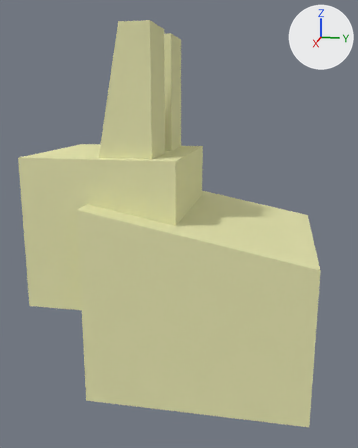
Before and after pictures for a commit that changed the Blender file EvolutionProject/Assets/Models/Rabbit.blend.
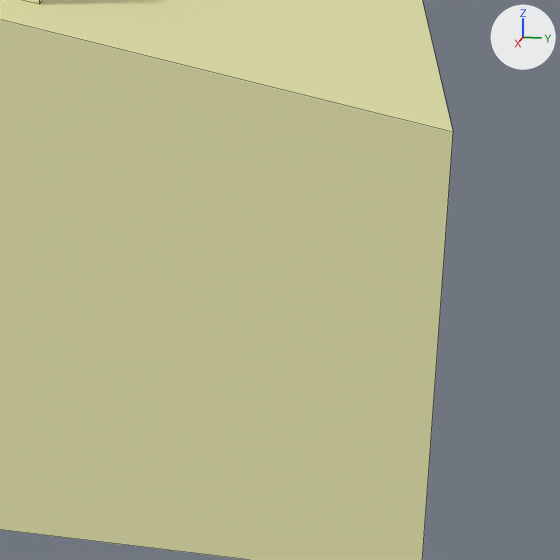
Old and new are each drawn whole from a 50 mm camera at (4.82, 0.64, 2.68) aimed at (0.06, -0.31, 1.49) and again close up on the part from 45% to 100% of the width and 50% to 94% of the height. The lights are fixed; the arrows at upper right show +X, +Y and +Z. The close-ups show mesh edges as thin lines.
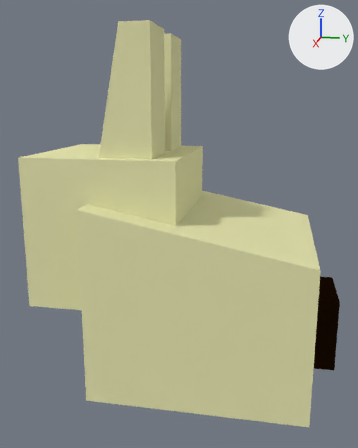
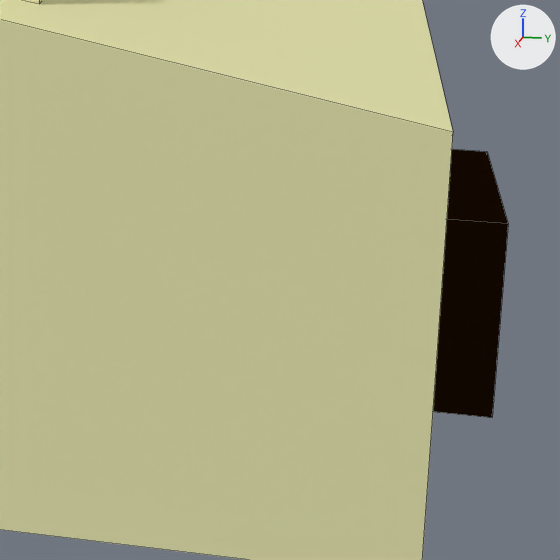
Diff of the bpy script that builds the scene:
```diff
--- a/EvolutionProject/Assets/Models/Rabbit.blend.py
+++ b/EvolutionProject/Assets/Models/Rabbit.blend.py
@@ me_cube_001 @@
 me_cube_001.from_pydata(...)  # 79 vertices, 49 faces; spans x -1.0..1.0, y -1.71..1.0, z 0.0..3.32
 # used by ob_cube; location = (0.0, 0.0, 0.0)
 # verts and faces of me_cube_001; kept vertices keep their numbers, new ones are numbered from 79
 # before: 30 (-1.0, 1.0, 0.0), 31 (-1.0, 1.0, 1.4), 40 (1.0, 1.0, 0.0), 41 (1.0, 1.0, 1.4) at pixel (453, 132)
+# me_cube_001 part 1
+delete_faces([(30, 31, 41, 40)])
+verts[79] = (-0.35, 1.25, 0.19)
+verts[80] = (-0.35, 1.25, 0.88)  # pixel (487, 151)
+verts[81] = (-0.35, 1.0, 0.88)
+verts[82] = (-0.35, 1.0, 0.19)
+for new, old in zip([*range(83, 87)], [*range(79, 83)]): verts[new] = verts[old] + (0.7, 0.0, 0.0)
+faces += [(79, 80, 84, 83), (80, 81, 85, 84), (79, 83, 86, 82), (83, 84, 85, 86), (79, 82, 81, 80)]  # mat_nose (black #201103)
+faces += [(31, 41, 85, 81), (30, 31, 81, 82, 86, 85, 41, 40)]  # mat_fur (beige #e7e6b1)
 me_cube_001.materials.append(mat_fur)
```

Boxes [x1, y1, x2, y2] around the edits, measured in the close-ups (560 x 560 px):
'Cube', reshaped
    before: [0, 0, 453, 560]
    after: [0, 0, 508, 560]
part 1 of me_cube_001, built on (black)
    after: [433, 149, 508, 418]
